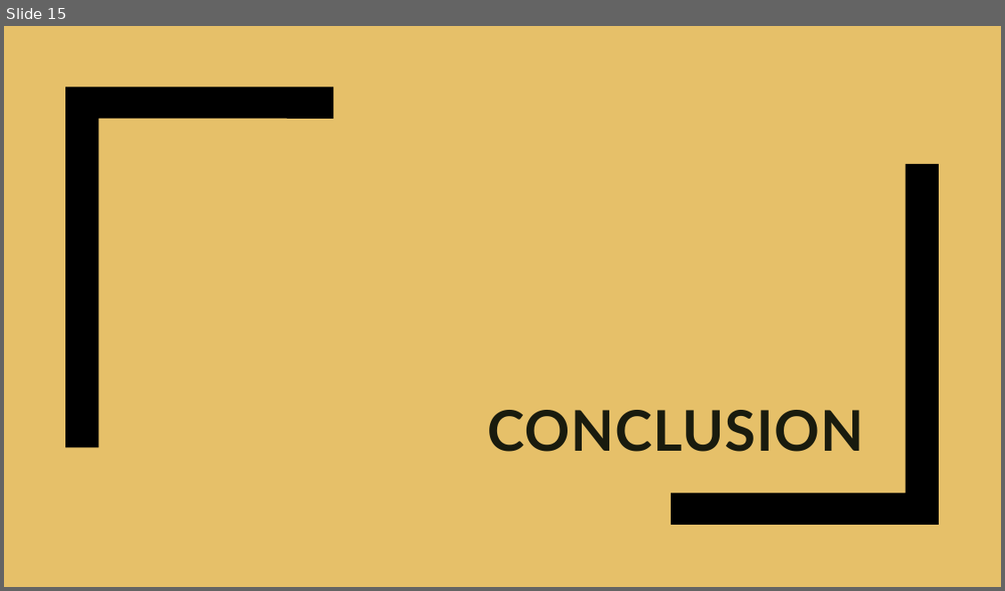
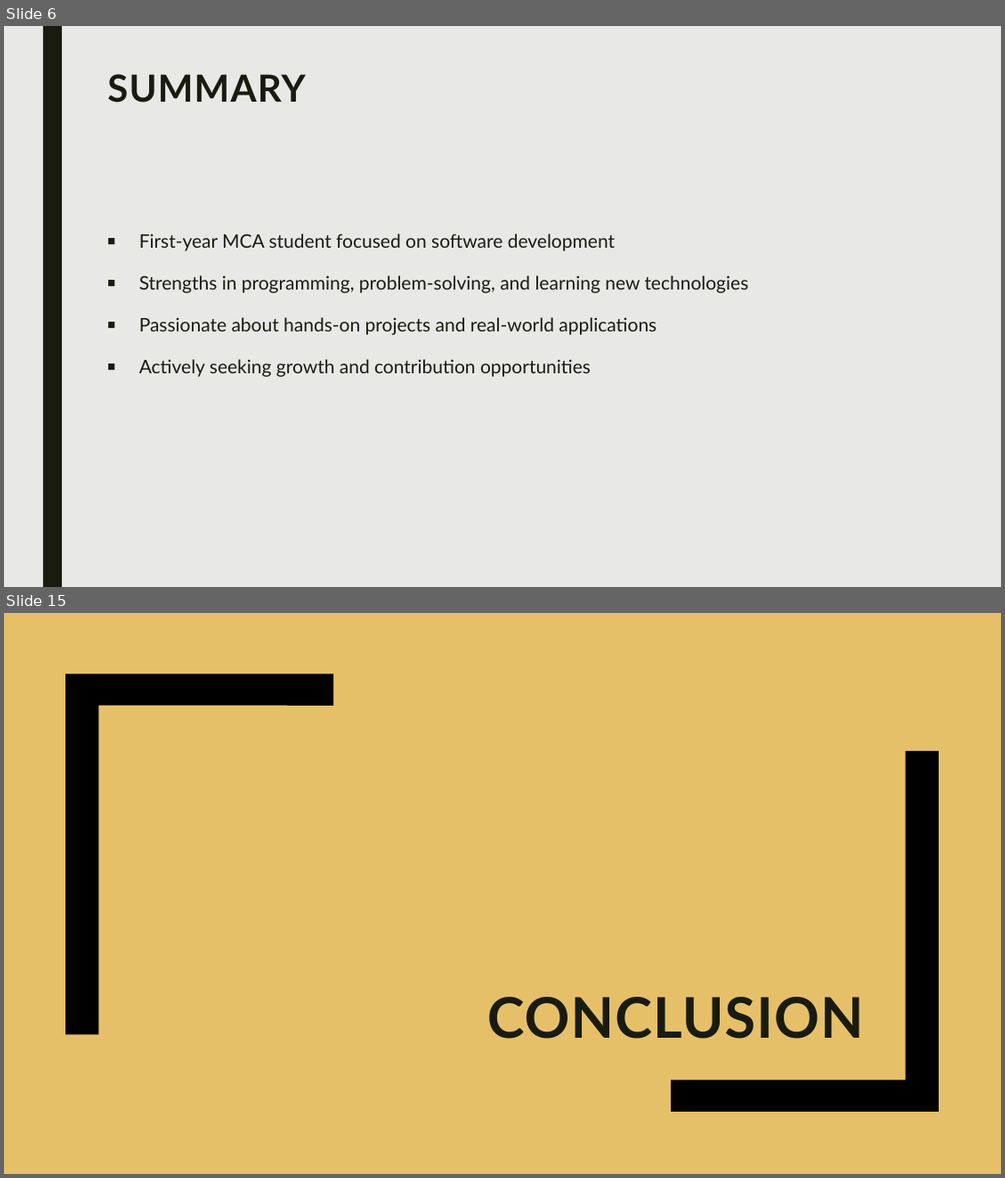
Before and after one commit to Sanyam33/Document-To-PPT-Converter, a slide deck: summary.pptx. Shown one above the other, each under a label of ours: slide 15 before the commit, slides 6 and 15 after it; the slides between them are not shown. The pictures are 1005x591 and 1005x1178 pixels, drawn with LibreOffice and Linux fonts; fonts in the diff are those of the drawing. Boxes give left, top, right and bottom in pixels: in the first picture for what was removed or moved away, otherwise in the second. Text is boxed around its words. In the diff, an @@ line names an element or a change of style, - is before the commit and + after.

```diff
--- a/summary.pptx
+++ b/summary.pptx
@@ slide 6 added at (4, 26, 1001, 587), background #E8E8E7 @@
@@ rectangle added at (43, 26, 62, 587), fill #191B0E @@
@@ title added at (107, 74, 305, 103), 36 pt, text #191B0E, bold @@
+SUMMARY
@@ text added at (139, 233, 749, 377), 18 pt, text #191B0E @@
+■ First-year MCA student focused on software development
+■ Strengths in programming, problem-solving, and learning new technologies
+■ Passionate about hands-on projects and real-world applications
+■ Actively seeking growth and contribution opportunities
```
Also in this commit, not shown: 1 slide changed, 13 other slides added, 14 slides removed, 3 other files.
